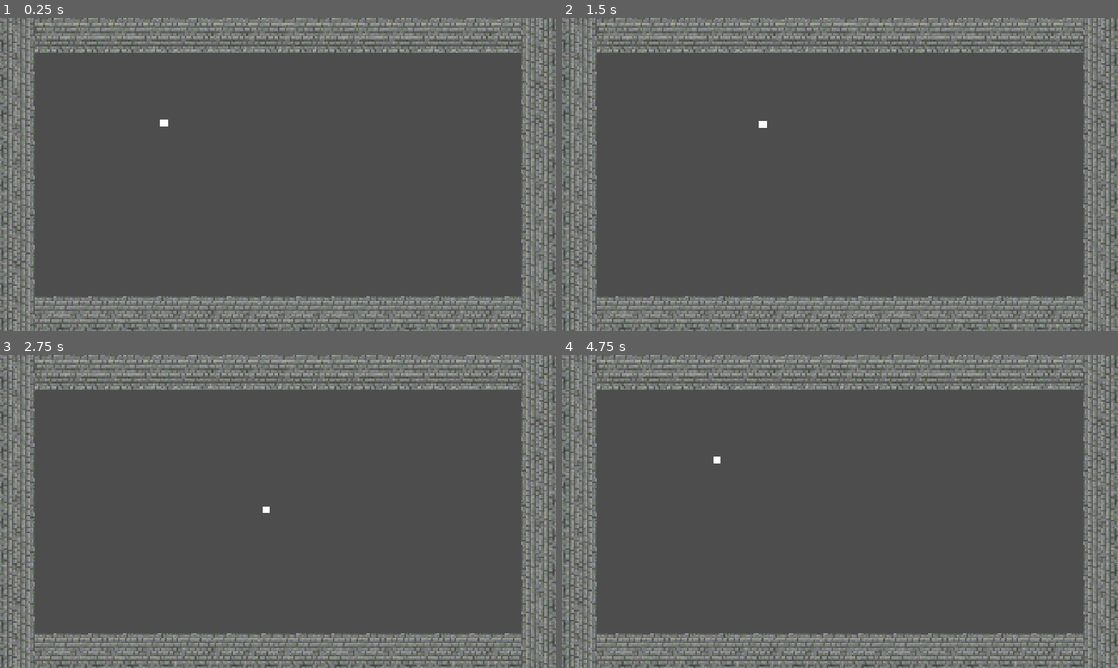
Above: before the commit, frames 1-4 (two rows, left to right).
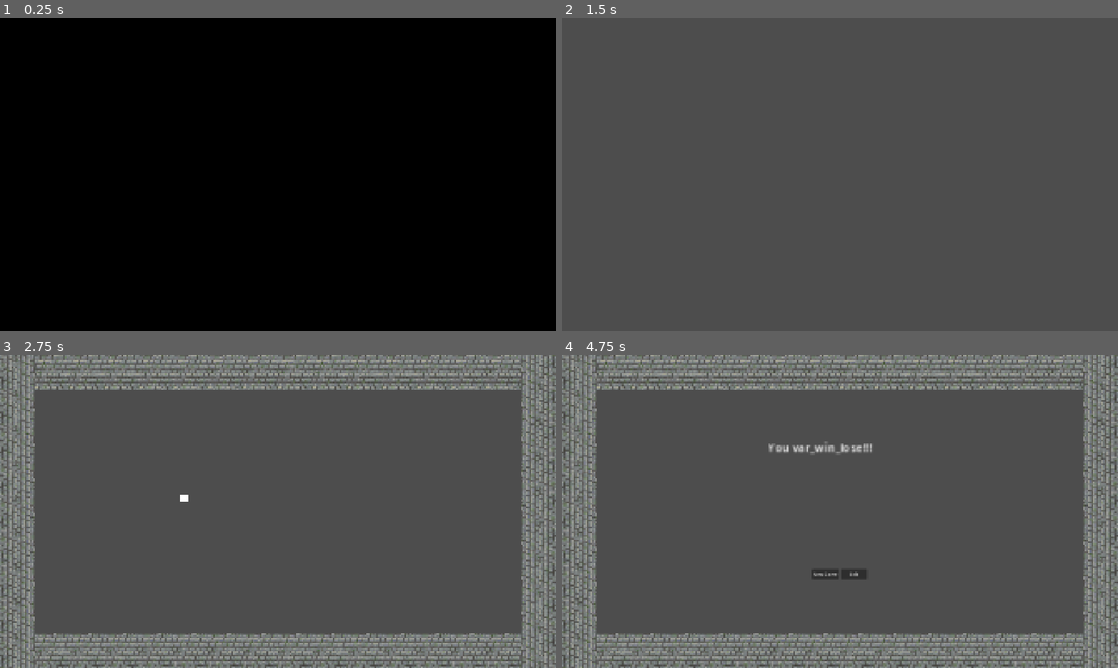
Above: after the commit, the same moments.

Repository: ArrowComputingTech/hamster-revolution
Game: Godot game, scene res://Scenes/Intro.tscn
The game is run twice, just before and just after one commit, with the same random seed, the same clock (stepped at 60 frames per second) and the same inputs. Before the commit the project starts from res://Scenes/main.tscn. Video files are missing from this copy of the repository; at most half a second of black plays in their place.
Inputs (mouse positions are in pixels of both pictures, inside the frame that each line leads up to):
- Up to frame 1 (0.25 s): no input
- Up to frame 2 (1.5 s): tap Enter at 0.5 s; hold Right (Right) 0.53-1.28 s; tap Space at 1.25 s; hold Down (Down) from 1.28 s (still down)
- Up to frame 3 (2.75 s): release Down (Down) at 2.03 s; hold Right (Right) from 2.03 s (still down)
- Up to frame 4 (4.75 s): release Right (Right) at 2.78 s; hold W (Up) 2.78-3.5 s; click (823, 574) at 3.5 s, where only the run before the commit has a clickable "New Game"; hold A (Left) from 4.28 s (still down)

The runs differ from the first frame. In frame 1, 100% of the frame differs, in the area x 0-100%, y 0-100%; in frame 2, 23%; in frame 3, less than 0.1%; in frame 4, 0.6%.

Commit message:
Make intro video the main scene.

Diff:
--- a/project.godot
+++ b/project.godot
@@ -11,7 +11,7 @@
 [application]
 
 config/name="hamster-revolution"
-run/main_scene="uid://bq6xfuope7qod"
+run/main_scene="uid://c0hamsquee0e1"
 config/features=PackedStringArray("4.7", "Forward Plus")
 config/icon="res://icon.svg"
 
